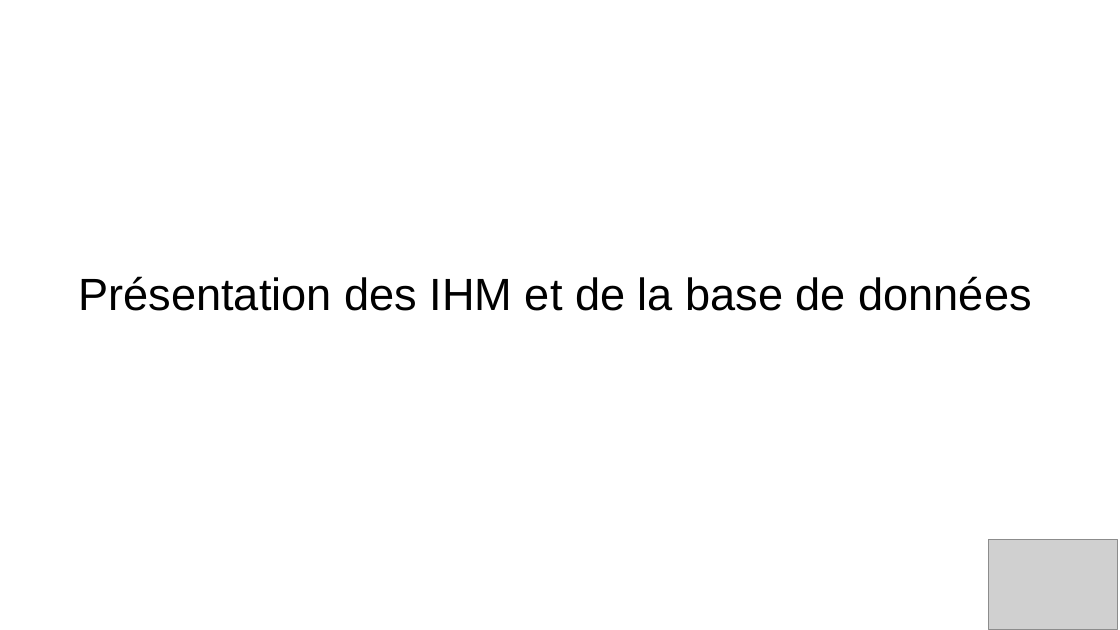
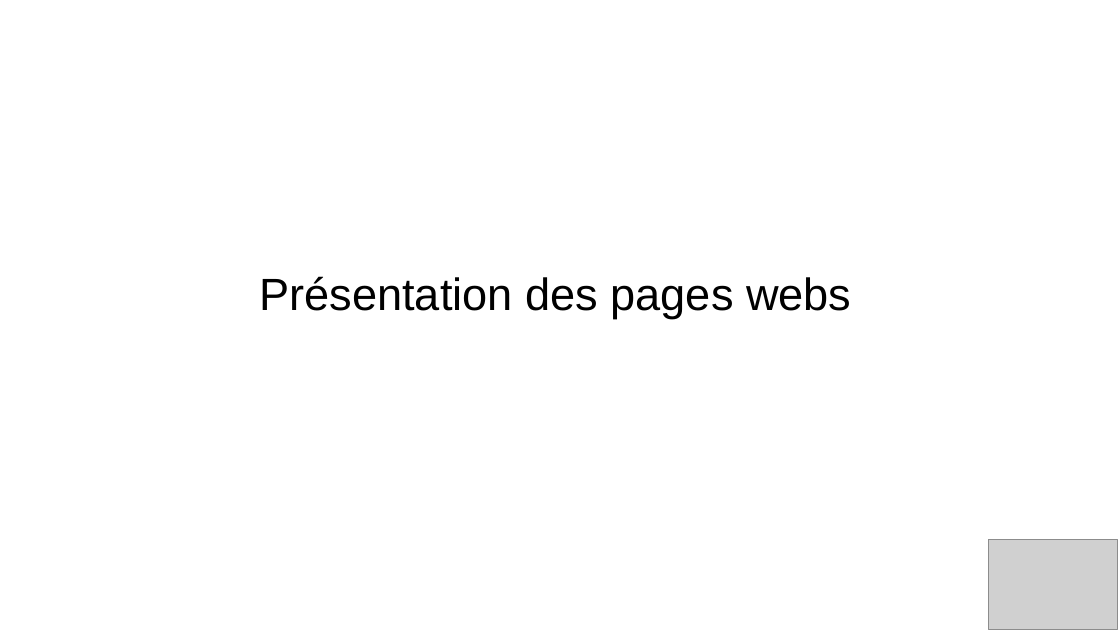
Before and after one commit to Gabin221/Tracking-BLE-documents, a slide deck: slide 10 of Revues/Revues2/andrea/presentation_andrea.odp (slide 8 before the commit). Drawn at 1120x630 pixels with LibreOffice and Linux fonts; fonts in the diff are those of the drawing; grey boxes stand for pictures; background and template pictures are left out. Boxes give left, top, right and bottom in pixels: in the first picture for what was removed or moved away, otherwise in the second. Text is boxed around its words. In the diff, an @@ line names an element or a change of style, - is before the commit and + after.

```diff
--- a/Revues/Revues2/andrea/presentation_andrea.odp
+++ b/Revues/Revues2/andrea/presentation_andrea.odp
@@ title at [259, 276, 851, 319]: text changed @@
-Présentation des IHM et de la base de données
+Présentation des pages webs
```
Also in this commit, not shown: 1 other slide changed, 4 slides added.
